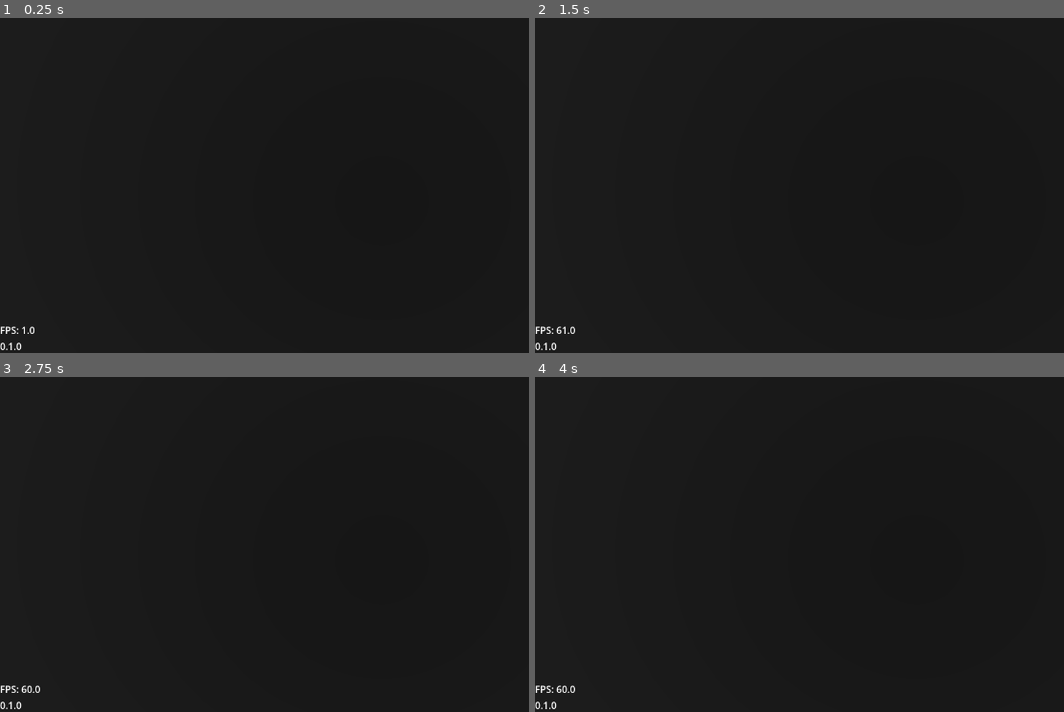
Above: before the commit, frames 1-4 (two rows, left to right).
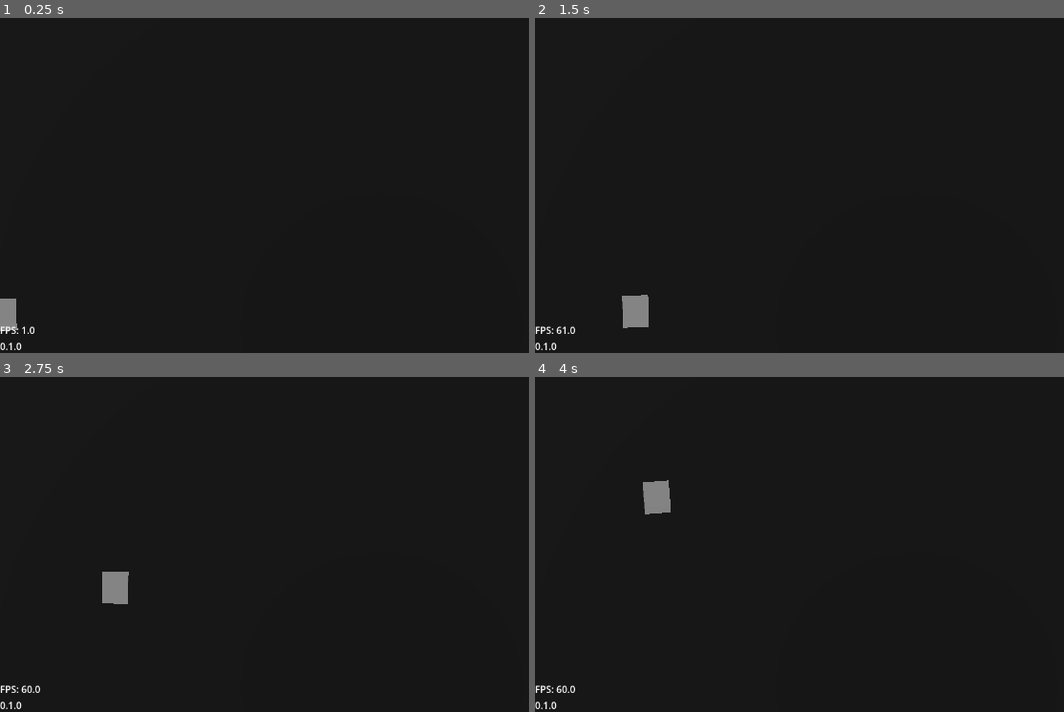
Above: after the commit, the same moments.

Repository: Grey-B/toy-defenders
Game: Godot game, scene res://src/core/main_game/main_game.tscn
Same seed, same stepped clock (60 frames per second), same inputs: the game is played once before the commit and once after it.
Inputs:
- Up to frame 1 (0.25 s): no input
- Up to frame 2 (1.5 s): tap I at 0.6, 1.35 s
- Up to frame 3 (2.75 s): tap I at 2.1 s
- Up to frame 4 (4 s): tap I at 2.85, 3.6 s

The runs differ from the first frame. In frame 1, 0.3% of the frame differs, in the area x 0-4%, y 83-94%; in frame 2, 0.5%; in frame 3, 0.5%; in frame 4, 0.5%, in the area x 20-26%, y 30-42%.

Commit message:
Made test level smaller and added movement to enemy through making it a PathFollow3D

Diff:
--- a/src/gameplay/enemies/base_enemy.gd
+++ b/src/gameplay/enemies/base_enemy.gd
@@ -1,5 +1,5 @@
 class_name BaseEnemy
-extends CharacterBody3D
+extends PathFollow3D
 
 @export var data: EnemyData
 
@@ -7,6 +7,7 @@
 var model_instance: Node3D
 var speed: float
 var health: int
+var damage: int
 
 
 func _ready() -> void:
@@ -14,16 +15,20 @@
 	model_instance = data.model.instantiate()
 	speed = data.speed
 	health = data.health
+	damage = data.damage
 
 	add_child(model_instance)
 
 
-func _physics_process(_delta: float) -> void:
-	data.behavior.process_behavior(self)
-	velocity.y = 0
+func _physics_process(delta: float) -> void:
+	data.behavior.process_behavior(delta, self)
 
 
-func take_damage(damage: int) -> void:
-	health -= damage
+func deal_damage() -> void:
+	queue_free.call_deferred()
+
+
+func take_damage(damage_taken: int) -> void:
+	health -= damage_taken
 	if health <= 0:
 		call_deferred("queue_free")
--- a/src/gameplay/enemies/base_enemy.tscn
+++ b/src/gameplay/enemies/base_enemy.tscn
@@ -1,20 +1,15 @@
 [gd_scene format=3 uid="uid://bmrucnnh3arqc"]
 
 [ext_resource type="Script" uid="uid://blhbew4ujxufv" path="res://src/gameplay/enemies/base_enemy.gd" id="1_wr6ee"]
-
-[sub_resource type="CapsuleShape3D" id="CapsuleShape3D_6owma"]
+[ext_resource type="Resource" uid="uid://cl4des5tp7u2b" path="res://src/resources/enemy data/test_enemy.tres" id="2_m7ogj"]
 
 [sub_resource type="CapsuleShape3D" id="CapsuleShape3D_s58g3"]
 radius = 0.6
 
-[node name="BaseEnemy" type="CharacterBody3D" unique_id=1234346631]
-collision_layer = 4
-collision_mask = 7
+[node name="BaseEnemy" type="PathFollow3D" unique_id=141057784]
+loop = false
 script = ExtResource("1_wr6ee")
-
-[node name="CollisionShape3D" type="CollisionShape3D" parent="." unique_id=2093441074]
-transform = Transform3D(1, 0, 0, 0, 1, 0, 0, 0, 1, 0, 1, 0)
-shape = SubResource("CapsuleShape3D_6owma")
+data = ExtResource("2_m7ogj")
 
 [node name="Hurtbox" type="Area3D" parent="." unique_id=431302198]
 unique_name_in_owner = true
@@ -24,5 +19,3 @@
 [node name="CollisionShape3D" type="CollisionShape3D" parent="Hurtbox" unique_id=1364037271]
 transform = Transform3D(1, 0, 0, 0, 1, 0, 0, 0, 1, 0, 1, 0)
 shape = SubResource("CapsuleShape3D_s58g3")
-
-[connection signal="body_entered" from="Hurtbox" to="." method="_on_contact_hitbox_body_entered"]
--- a/src/levels/prototypes/test_level_1.tscn
+++ b/src/levels/prototypes/test_level_1.tscn
@@ -1,6 +1,8 @@
 [gd_scene format=3 uid="uid://ba0k6u41pfd88"]
 
 [ext_resource type="Script" uid="uid://dmmyy6xrqgir0" path="res://src/levels/prototypes/test_level_1.gd" id="1_1w4w8"]
+[ext_resource type="Script" uid="uid://blhbew4ujxufv" path="res://src/gameplay/enemies/base_enemy.gd" id="2_578bt"]
+[ext_resource type="Resource" uid="uid://cl4des5tp7u2b" path="res://src/resources/enemy data/test_enemy.tres" id="3_2ylgs"]
 
 [sub_resource type="Environment" id="Environment_6owma"]
 
@@ -9,10 +11,17 @@
 [sub_resource type="Compositor" id="Compositor_hrtwn"]
 
 [sub_resource type="BoxShape3D" id="BoxShape3D_6owma"]
-size = Vector3(100, 1, 75)
+size = Vector3(30, 1, 20.1)
 
 [sub_resource type="StandardMaterial3D" id="StandardMaterial3D_6yl8a"]
 albedo_color = Color(0, 0, 0, 1)
+
+[sub_resource type="Curve3D" id="Curve3D_1w4w8"]
+_data = {
+"points": PackedVector3Array(0, 0, 0, 0, 0, 0, -15.29311, 0.5, 6.1476555, 0, 0, 0, 0, 0, 0, -10.3953495, 0.5, 5.977598, 0, 0, 0, 0, 0, 0, -10.162121, 0.5, -0.93808746, 0, 0, 0, 0, 0, 0, -7.0135584, 0.5, -0.9947728, 0, 0, 0, 0, 0, 0, -7.1884785, 0.5, -4.9061036, 0, 0, 0, 0, 0, 0, -3.5151567, 0.5, -4.7360463, 0, 0, 0, 0, 0, 0, -3.864997, 0.5, -0.76803017, 0, 0, 0, 0, 0, 0, -0.24998379, 0.5, -0.5979711, 0, 0, 0, 0, 0, 0, -0.07506323, 0.5, 3.1433005, 0, 0, 0, 0, 0, 0, 7.09666, 0.5, 3.0866156, 0, 0, 0, 0, 0, 0, 7.329887, 0.5, -2.6953523, 0, 0, 0, 0, 0, 0, 12.052731, 0.5, -2.8087237, 0, 0, 0, 0, 0, 0, 12.344263, 0.5, 8.214761),
+"tilts": PackedFloat32Array(0, 0, 0, 0, 0, 0, 0, 0, 0, 0, 0, 0, 0)
+}
+point_count = 13
 
 [node name="TestLevel1" type="Node3D" unique_id=1019135432]
 script = ExtResource("1_1w4w8")
@@ -30,9 +39,9 @@
 transform = Transform3D(1, 0, 0, 0, 0.70710677, 0.7071069, 0, -0.7071069, 0.70710677, 0, 31.665031, 142.91565)
 
 [node name="Camera3D" type="Camera3D" parent="." unique_id=1449169806]
-transform = Transform3D(1, 0, 0, 0, 0.27082238, 0.9626293, 0, -0.9626293, 0.27082238, 0, 27.721054, 0)
+transform = Transform3D(1, 0, 0, 0, 0.27082238, 0.9626293, 0, -0.9626293, 0.27082238, 0, 27.721054, 6.573242)
 projection = 1
-size = 50.0
+size = 16.562819
 
 [node name="StaticBody3D" type="StaticBody3D" parent="." unique_id=166323494]
 
@@ -40,5 +49,14 @@
 shape = SubResource("BoxShape3D_6owma")
 
 [node name="CSGBox3D" type="CSGBox3D" parent="StaticBody3D/CollisionShape3D" unique_id=382898587]
-size = Vector3(100, 1, 77)
+size = Vector3(30, 1, 20.1)
 material = SubResource("StandardMaterial3D_6yl8a")
+
+[node name="EnemyPath" type="Path3D" parent="." unique_id=1213821389]
+curve = SubResource("Curve3D_1w4w8")
+
+[node name="BaseEnemy" type="PathFollow3D" parent="EnemyPath" unique_id=1311460649]
+transform = Transform3D(0.03469953, 0, -0.9993688, 0, 1, 0, 0.9993688, 0, 0.03469953, -15.29311, 0.5, 6.1476555)
+script = ExtResource("2_578bt")
+data = ExtResource("3_2ylgs")
+metadata/_custom_type_script = "uid://blhbew4ujxufv"
--- a/src/resources/enemy behaviors/abstract_behavior.gd
+++ b/src/resources/enemy behaviors/abstract_behavior.gd
@@ -2,4 +2,4 @@
 class_name AbstractBehavior
 extends Resource
 
-@abstract func process_behavior(enemy: BaseEnemy) -> void
+@abstract func process_behavior(delta: float, enemy: BaseEnemy) -> void
--- /dev/null
+++ b/src/resources/enemy behaviors/base_behavior.gd
@@ -0,0 +1,7 @@
+class_name BaseBehavior
+extends AbstractBehavior
+
+func process_behavior(delta: float, enemy: BaseEnemy) -> void:
+	enemy.progress += delta * enemy.speed
+	if enemy.progress_ratio >= 1.0:
+		enemy.deal_damage()
--- /dev/null
+++ b/src/resources/enemy behaviors/test_behavior.tres
@@ -0,0 +1,7 @@
+[gd_resource type="Resource" script_class="BaseBehavior" format=3 uid="uid://7tgeiyq1t16e"]
+
+[ext_resource type="Script" uid="uid://c6233v8a543e0" path="res://src/resources/enemy behaviors/base_behavior.gd" id="1_nsrmu"]
+
+[resource]
+script = ExtResource("1_nsrmu")
+metadata/_custom_type_script = "uid://c6233v8a543e0"
--- a/src/resources/enemy data/enemy_data.gd
+++ b/src/resources/enemy data/enemy_data.gd
@@ -6,3 +6,4 @@
 @export var behavior: AbstractBehavior
 @export var speed: float = 3.0
 @export var health: int = 50
+@export var damage: int = 1
--- a/src/resources/enemy data/test_enemy.tres
+++ b/src/resources/enemy data/test_enemy.tres
@@ -1,5 +1,6 @@
 [gd_resource type="Resource" script_class="EnemyData" format=3 uid="uid://cl4des5tp7u2b"]
 
+[ext_resource type="Resource" uid="uid://7tgeiyq1t16e" path="res://src/resources/enemy behaviors/test_behavior.tres" id="1_pa7gm"]
 [ext_resource type="PackedScene" uid="uid://dyunvgriy0fp3" path="res://assets/3d/models/enemies/test_enemy_model.tscn" id="2_miowe"]
 [ext_resource type="Script" uid="uid://dqh80xmgt7r3e" path="res://src/resources/enemy data/enemy_data.gd" id="3_ckmvi"]
 
@@ -7,4 +8,5 @@
 script = ExtResource("3_ckmvi")
 name = "Test Enemy"
 model = ExtResource("2_miowe")
+behavior = ExtResource("1_pa7gm")
 metadata/_custom_type_script = "uid://dqh80xmgt7r3e"
Not shown, added: src/resources/enemy behaviors/base_behavior.gd.uid
